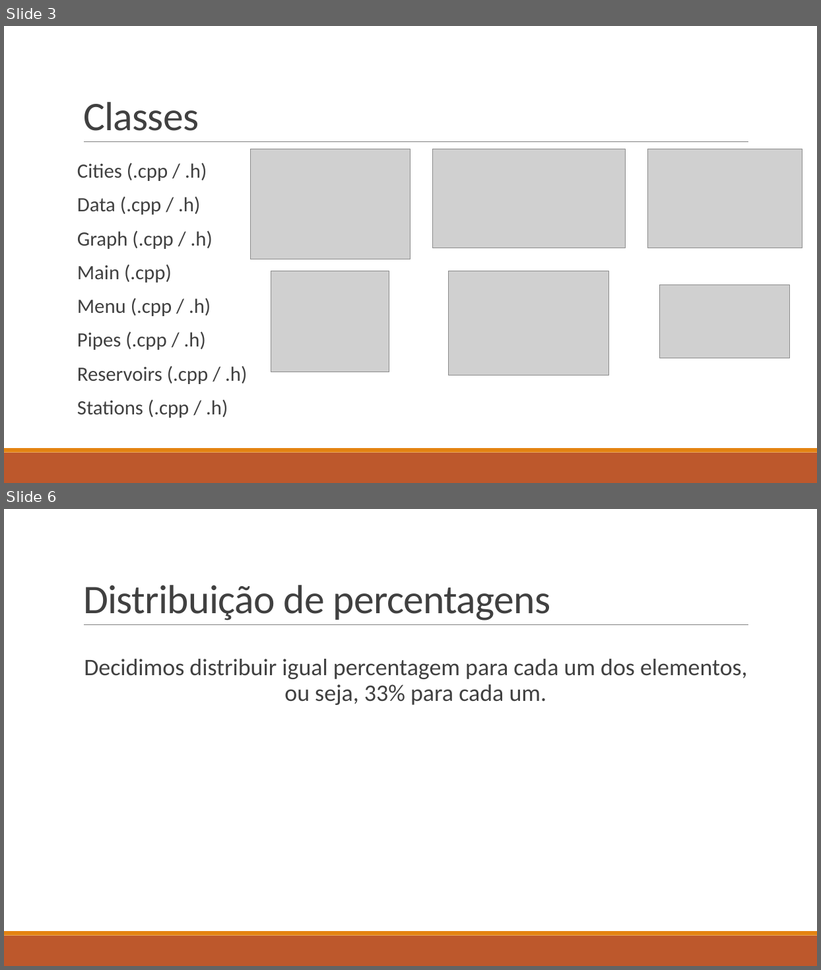
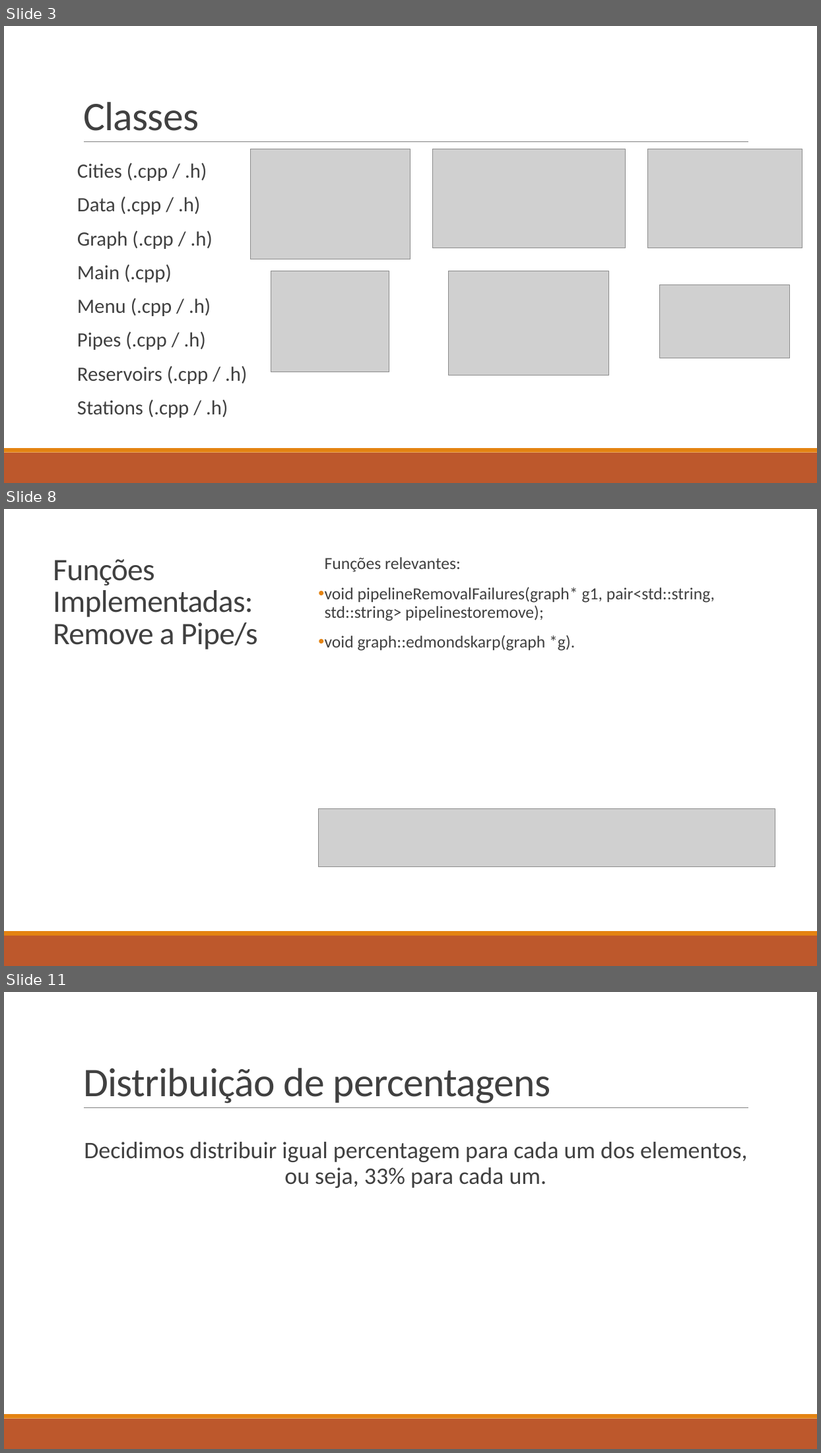
Before and after one commit to Eduarda34/FEUP-DA, a slide deck: Projeto 1 - DA.pptx. Shown one above the other, each under a label of ours: slides 3 and 6 before the commit, slides 3, 8 and 11 after it; the slides between them are not shown. The pictures are 821x970 and 821x1453 pixels, drawn with LibreOffice and Linux fonts; fonts in the diff are those of the drawing; grey boxes stand for pictures. Boxes give left, top, right and bottom in pixels: in the first picture for what was removed or moved away, otherwise in the second. Text is boxed around its words. In the diff, an @@ line names an element or a change of style, - is before the commit and + after.

```diff
--- a/Projeto 1 - DA.pptx
+++ b/Projeto 1 - DA.pptx
@@ slide 8 added at (x1=4, y1=509, x2=817, y2=966), background #FFFFFF @@
@@ rectangle added at (x1=4, y1=509, x2=817, y2=931), fill #FFFFFF @@
@@ title added at (x1=53, y1=559, x2=258, y2=650), 37 pt, text #404040 @@
+Funções Implementadas:
+Remove a Pipe/s
@@ text added at (x1=325, y1=557, x2=715, y2=651), 20 pt, text #404040 @@
+  Funções relevantes:
+• void pipelineRemovalFailures(graph* g1, pair<std::string, std::string> pipelinestoremove);
+• void graph::edmondskarp(graph *g).
@@ picture added at (x1=318, y1=809, x2=775, y2=867) @@
@@ rectangle added at (x1=4, y1=931, x2=817, y2=936), fill #E48312 @@
@@ rectangle added at (x1=4, y1=936, x2=817, y2=966), fill #BD582C @@
@@ what was slide 6 is now slide 11 @@
```
Also in this commit, not shown: 1 slide changed, 5 other slides added, 1 slide removed.
